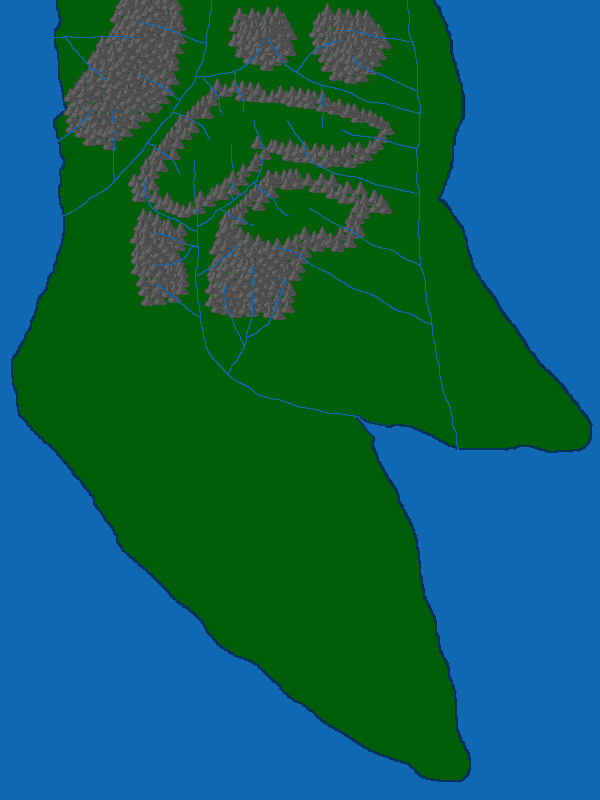
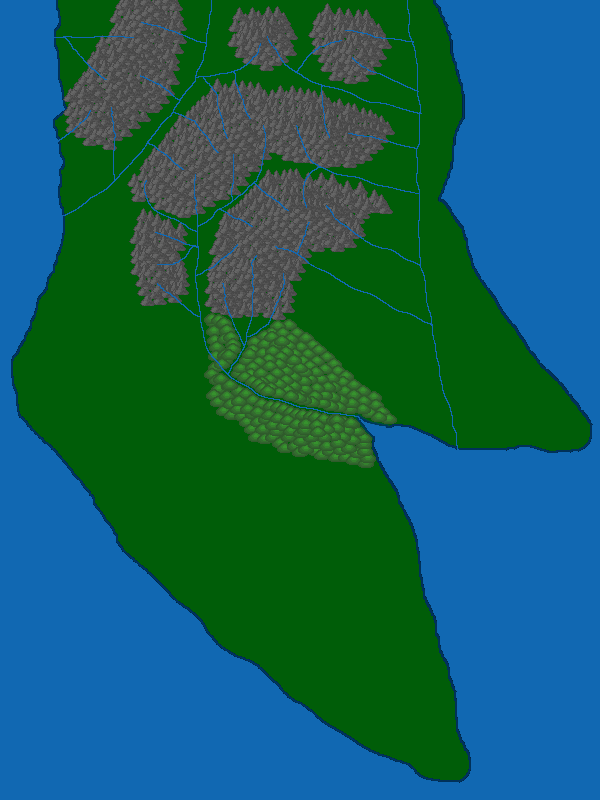
The second 600 × 800 image is a revision of the first. Changes to its layers:
painted on "Hintergrund" over bbox(148, 89, 397, 468)
